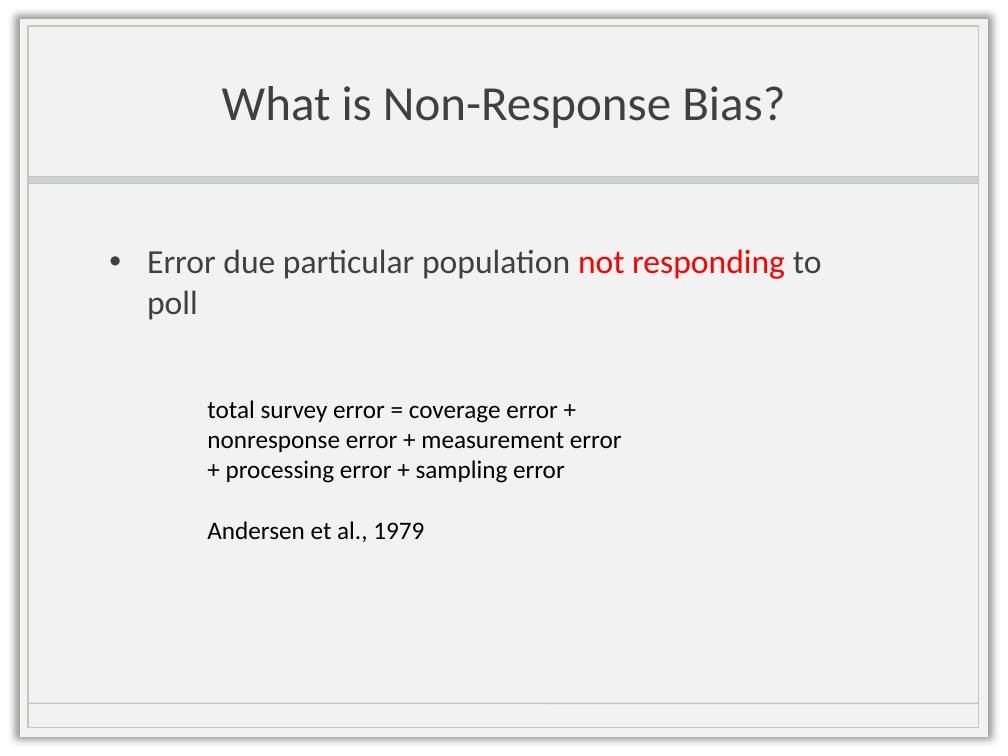
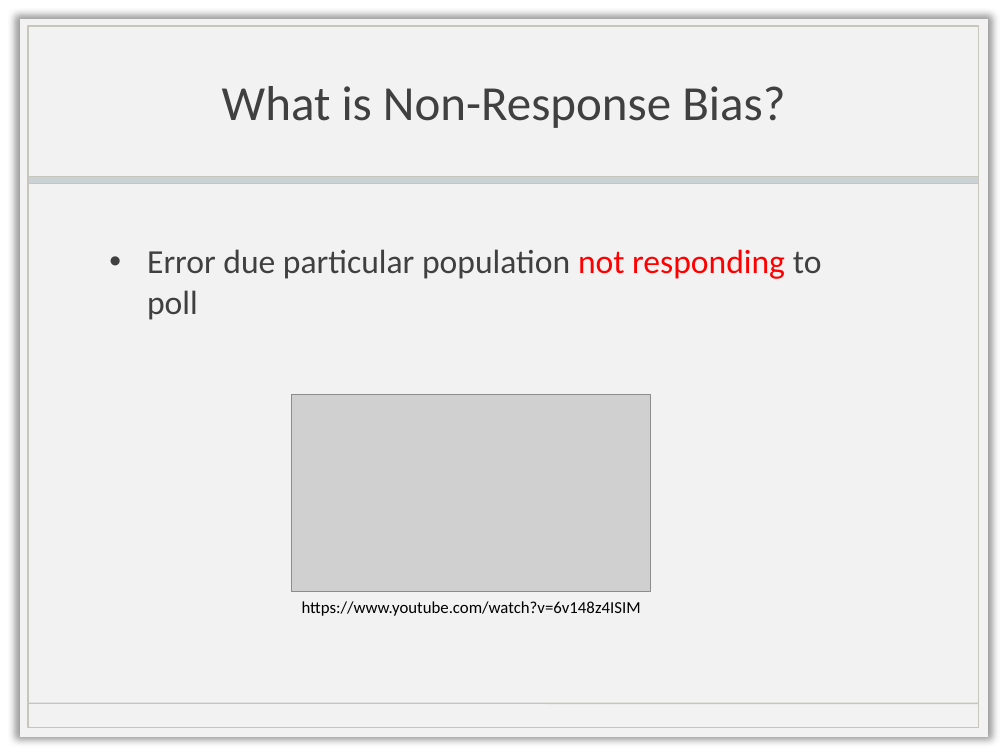
Before and after one commit to biona001/biomath_204, a slide deck: slide 2 of project ver.3/Presentation.pptx. Drawn at 1008x756 pixels with LibreOffice and Linux fonts; fonts in the diff are those of the drawing; grey boxes stand for pictures; background and template pictures are left out. Boxes give left, top, right and bottom in pixels: in the first picture for what was removed or moved away, otherwise in the second. Text is boxed around its words. In the diff, an @@ line names an element or a change of style, - is before the commit and + after.

Commit message:
used weights to adjust for nonresponse bias

```diff
--- a/project ver.3/Presentation.pptx
+++ b/project ver.3/Presentation.pptx
@@ text removed at bbox=[207, 400, 622, 542] @@
-total survey error = coverage error + nonresponse error + measurement error
-+ processing error + sampling error
-Andersen et al., 1979
@@ picture added at bbox=[291, 394, 650, 592] @@
@@ text added at bbox=[302, 601, 641, 616], 12 pt, text #000000 @@
+https://www.youtube.com/watch?v=6v148z4ISIM
```
Also in this commit, not shown: 1 other slide changed, 4 slides removed, 7 other files.
